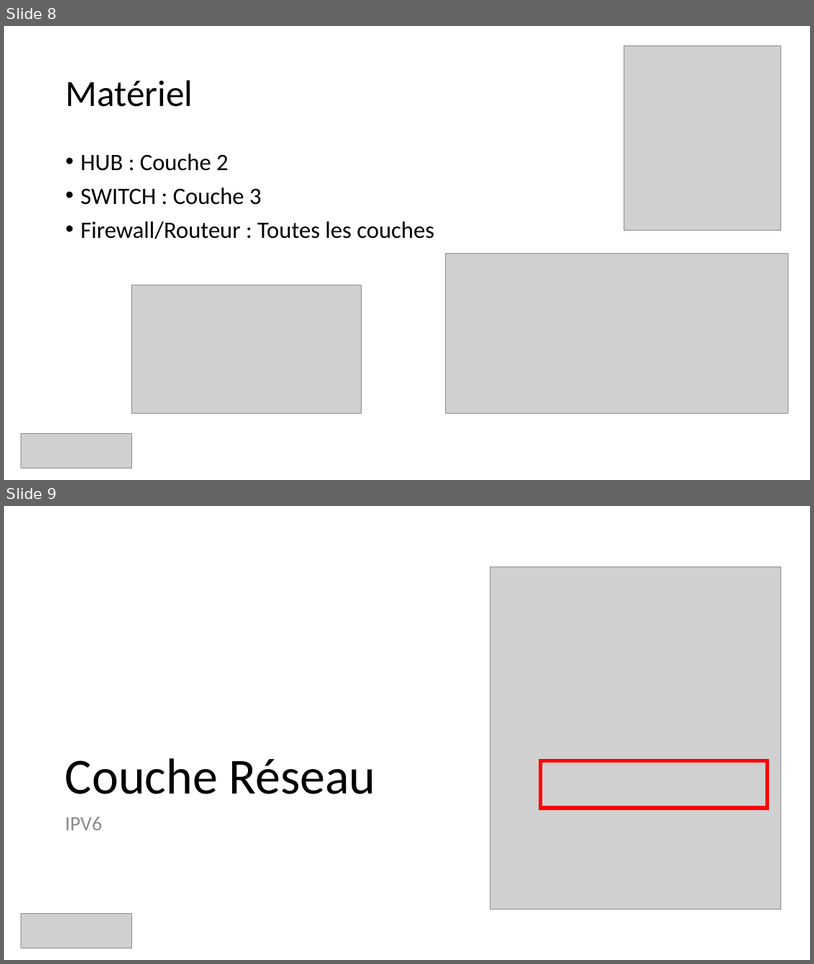
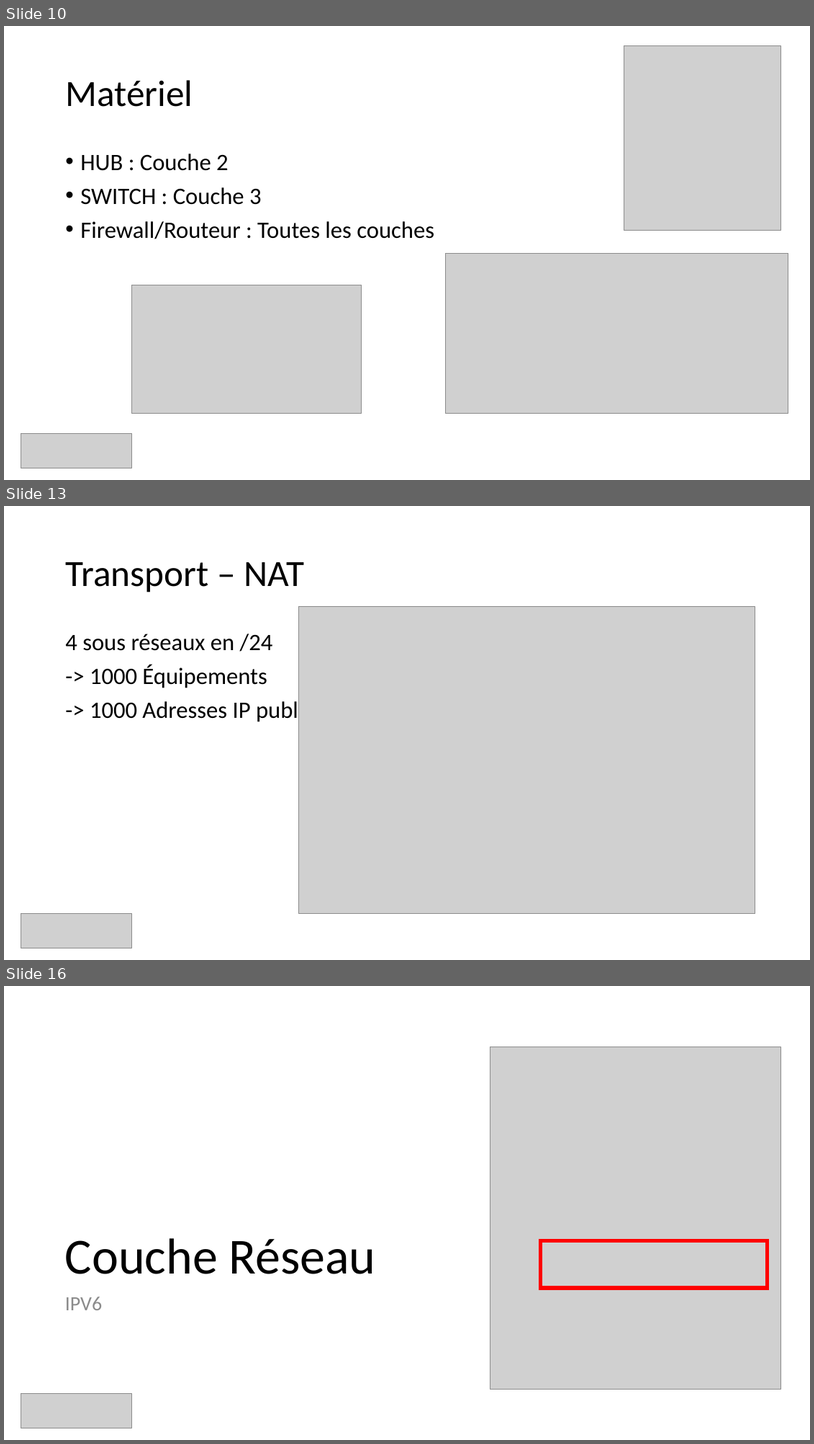
Before and after one commit to guillaume-rico/reseaux_informatiques, a slide deck: 01_CM/CM3 Réseaux Informatiques.pptx. Shown one above the other, each under a label of ours: slides 8 and 9 before the commit, slides 10, 13 and 16 after it; the slides between them are not shown. The pictures are 814x964 and 814x1444 pixels, drawn with LibreOffice and Linux fonts; fonts in the diff are those of the drawing; grey boxes stand for pictures. Boxes give left, top, right and bottom in pixels: in the first picture for what was removed or moved away, otherwise in the second. Text is boxed around its words. In the diff, an @@ line names an element or a change of style, - is before the commit and + after.

```diff
--- a/01_CM/CM3 Réseaux Informatiques.pptx
+++ b/01_CM/CM3 Réseaux Informatiques.pptx
@@ slide 13 added at (x1=4, y1=506, x2=810, y2=960), background #FFFFFF @@
@@ title added at (x1=65, y1=562, x2=304, y2=592), 44 pt, text #000000 @@
+Transport – NAT
@@ picture added at (x1=298, y1=606, x2=755, y2=913) @@
@@ text added at (x1=65, y1=633, x2=350, y2=723), 28 pt, text #000000 @@
+4 sous réseaux en /24
+-> 1000 Équipements
+-> 1000 Adresses IP publiques
@@ picture added at (x1=21, y1=913, x2=131, y2=947) @@
@@ what was slide 8 is now slide 10 @@
@@ what was slide 9 is now slide 16 @@
```
Also in this commit, not shown: 9 slides changed, 7 other slides added, 1 slide removed, 2 other files.
